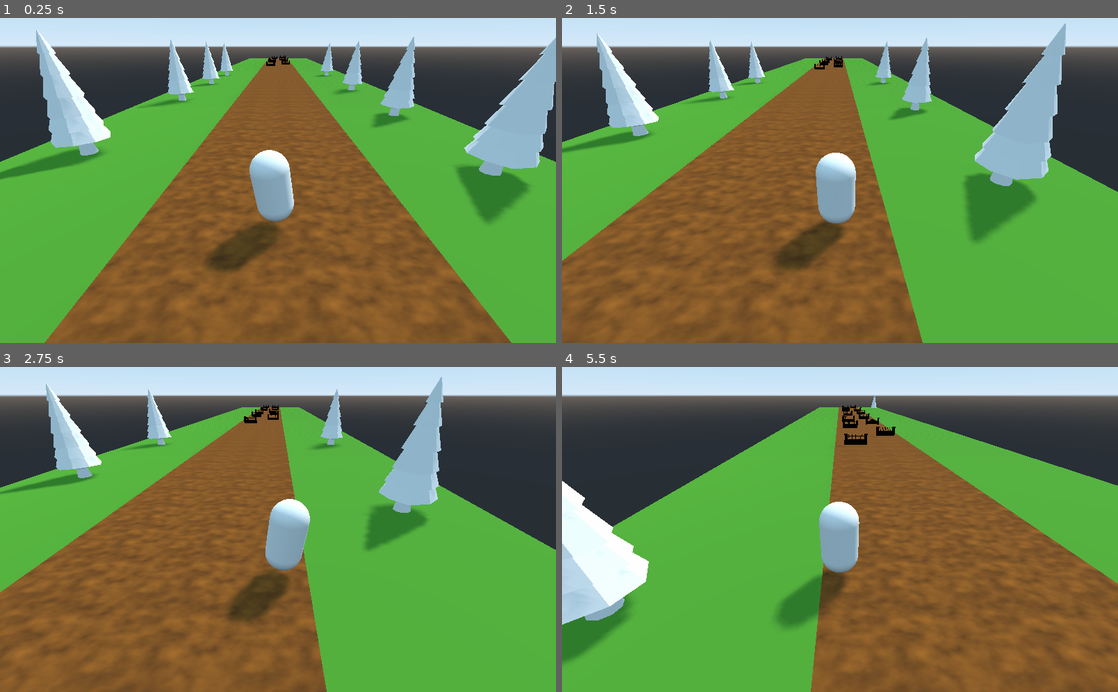
Above: before the commit, frames 1-4 (two rows, left to right).
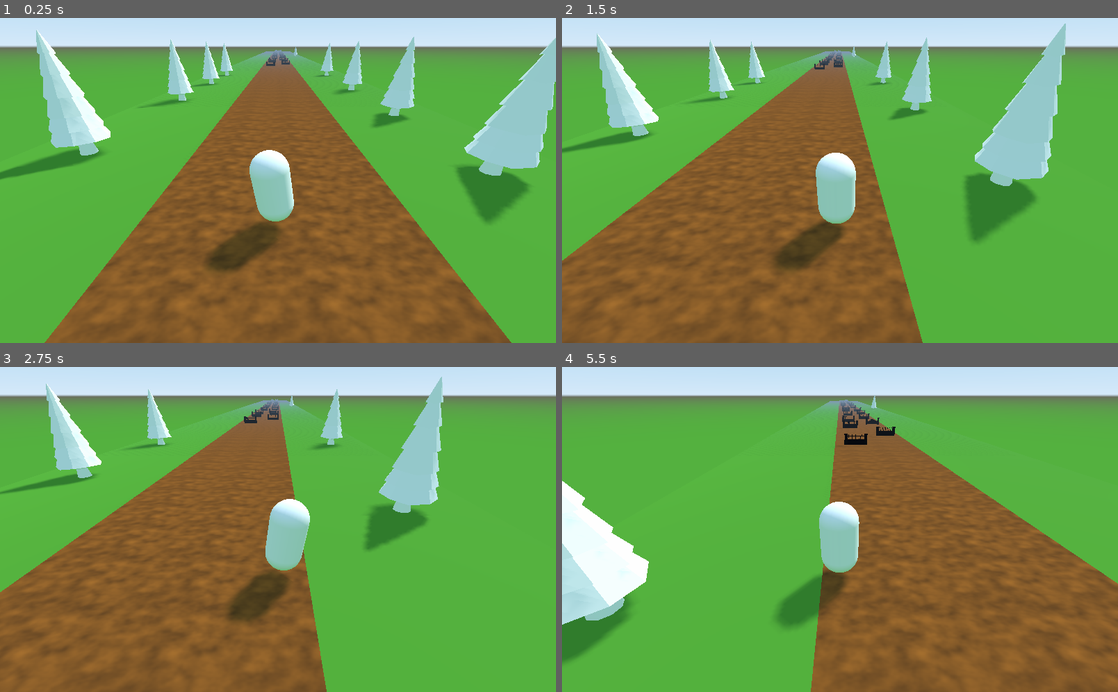
Above: after the commit, the same moments.

Repository: TaaviKodari/2022SyksyTo1830_Godot_Runner
Game: Godot game, scene res://Main.tscn
The game is run twice, just before and just after one commit, with the same random seed, the same clock (stepped at 60 frames per second) and the same inputs.
Inputs:
- Up to frame 1 (0.25 s): no input
- Up to frame 2 (1.5 s): hold D (move_right) 0.53-1.28 s; tap Space (jump) at 0.77 s; hold A (move_left) from 1.28 s (still down)
- Up to frame 3 (2.75 s): tap Space (jump) at 1.52 s; release A (move_left) at 2.03 s; hold D (move_right) from 2.03 s (still down)
- Up to frame 4 (5.5 s): tap Space (jump) at 3.02, 3.77, 4.52 s; release D (move_right) at 3.53 s; hold A (move_left) from 3.53 s (still down)

The runs differ from the first frame. In frame 1, 14% of the frame differs, in the area x 0-100%, y 8-63%; in frame 2, 16%; in frame 3, 17%; in frame 4, 19%, in the area x 0-100%, y 9-78%.

Commit message:
post-process

Diff:
--- a/Main.gd
+++ b/Main.gd
@@ -33,11 +33,13 @@
 				road.translation.z += RoadBase.LENGTH
 				if road.translation.z > RoadBase.LENGTH:
 					road.queue_free()
-
+		var new_road := make_random_road()
+		new_road.translation.z = initial_road_count * -RoadBase.LENGTH
+		add_child(new_road)
 	camera_pivot.translation = player.translation
 	camera_pivot.translation.y = 0
 
-func make_random_road():
+func make_random_road() -> RoadBase:
 	var road_scene = road_scenes[randi() % road_scenes.size()]
 	var road = road_scene.instance()
 	return road
--- a/Main.tscn
+++ b/Main.tscn
@@ -22,3 +22,4 @@
 
 [node name="Camera" type="Camera" parent="Camera_Pivot"]
 transform = Transform( 1, 0, 0, 0, 0.866025, 0.5, 0, -0.5, 0.866025, 0, 5, 5 )
+far = 300.0
--- a/default_env.tres
+++ b/default_env.tres
@@ -1,7 +1,11 @@
 [gd_resource type="Environment" load_steps=2 format=2]
 
 [sub_resource type="ProceduralSky" id=1]
+ground_bottom_color = Color( 0.329412, 0.698039, 0.247059, 1 )
 
 [resource]
 background_mode = 2
 background_sky = SubResource( 1 )
+fog_enabled = true
+fog_depth_end = 250.0
+fog_transmit_enabled = true
